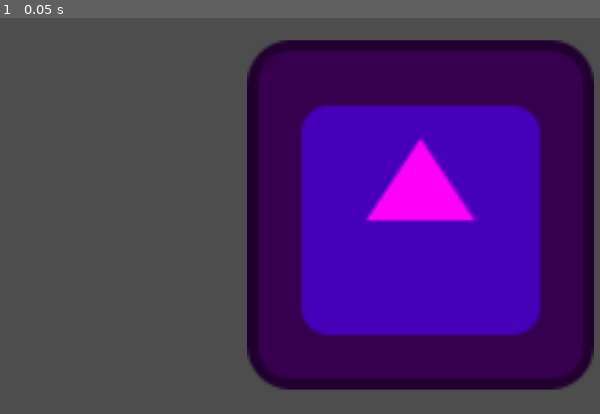
Above: before the commit, frame 1.
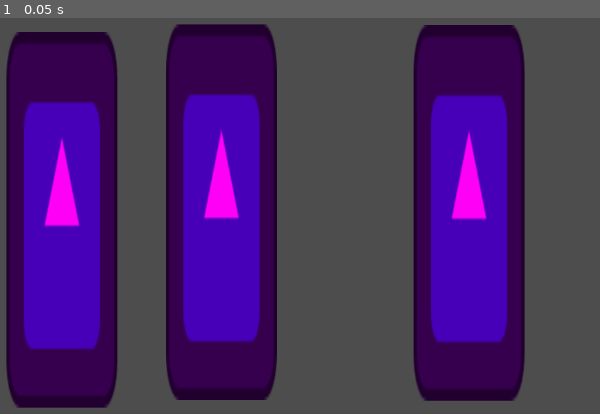
Above: after the commit, the same moment.

Repository: WismyI3easT/Katapulta
Game: Godot game, scene res://test.tscn
Two runs of this game, one before a commit and one after it. Both use one fixed random seed, a clock stepped at 60 frames per second and the inputs below. The project has no main scene, so this scene is started directly. The engine's default icon, where the game draws it, is replaced by a stand-in: a white triangle on a blue panel in a dark square.
Inputs:
- Up to frame 1 (0.05 s): no input

The runs differ from the first frame. In frame 1, 70% of the frame differs, in the area x 1-99%, y 1-99%.

Commit message:
cambio

Diff:
--- a/test.tscn
+++ b/test.tscn
@@ -6,6 +6,18 @@
 
 [node name="Icon" type="Sprite2D" parent="."]
 modulate = Color(1, 0, 0.964706, 1)
-position = Vector2(700, 342)
-scale = Vector2(3.90625, 3.93677)
+position = Vector2(183, 349)
+scale = Vector2(1.25, 4.23428)
 texture = ExtResource("1_kp1xp")
+
+[node name="Icon2" type="Sprite2D" parent="."]
+modulate = Color(1, 0, 0.964706, 1)
+position = Vector2(413, 338)
+scale = Vector2(1.25, 4.23428)
+texture = ExtResource("1_kp1xp")
+
+[node name="Icon3" type="Sprite2D" parent="."]
+modulate = Color(1, 0, 0.964706, 1)
+position = Vector2(770, 339)
+scale = Vector2(1.25, 4.23428)
+texture = ExtResource("1_kp1xp")
Not shown: 1 places in test.tscn that only renumber resources
